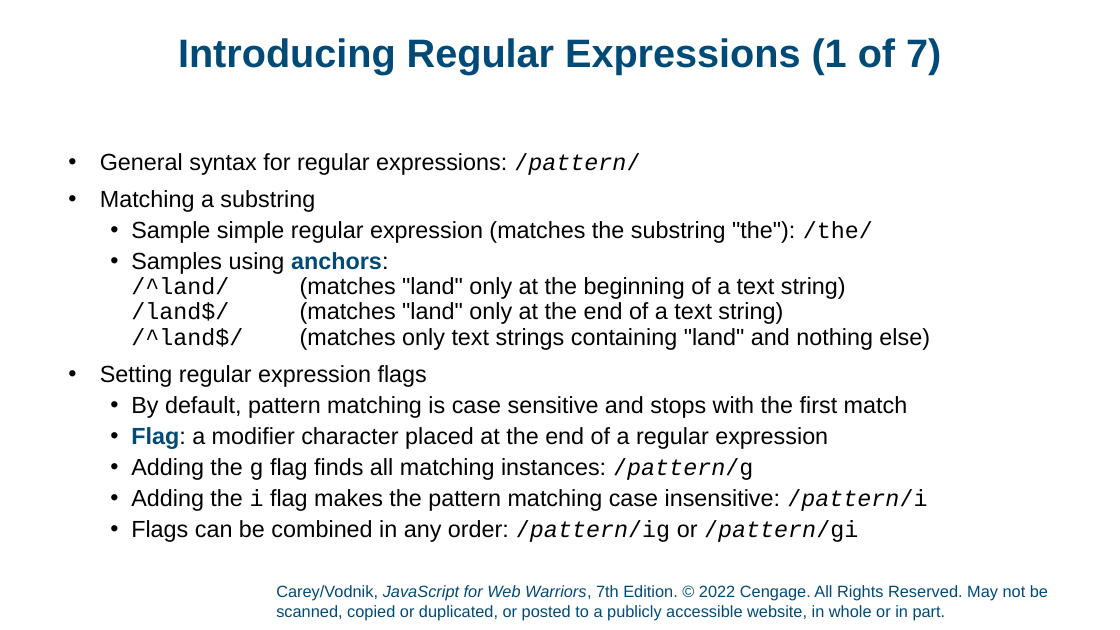
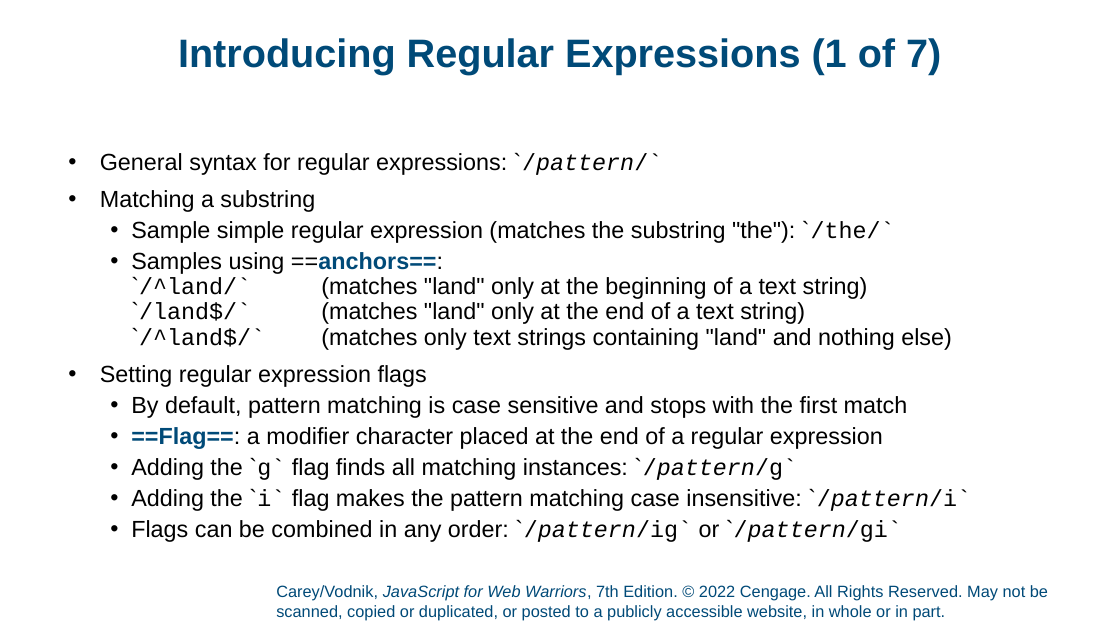
Before and after one commit to RankenTechnicalCollege/awd-1000-all-coursework-AngelaWaynwood, a slide deck: slide 16 of JavaScript/power-point-slides/Carey_JavaScript_7e_PPT_CH07.pptx. Drawn at 1120x630 pixels with LibreOffice and Linux fonts; fonts in the diff are those of the drawing; background and template pictures are left out. Boxes give left, top, right and bottom in pixels: in the first picture for what was removed or moved away, otherwise in the second. Text is boxed around its words. In the diff, an @@ line names an element or a change of style, - is before the commit and + after.

```diff
--- a/JavaScript/power-point-slides/Carey_JavaScript_7e_PPT_CH07.pptx
+++ b/JavaScript/power-point-slides/Carey_JavaScript_7e_PPT_CH07.pptx
@@ text at [100,152,663,175]: text changed @@
-• General syntax for regular expressions: /pattern/
+• General syntax for regular expressions: `/pattern/`
@@ text at [131,220,952,350]: text changed @@
-  • Sample simple regular expression (matches the substring "the"): /the/
-  • Samples using anchors:
-    /^land/ (matches "land" only at the beginning of a text string)
-    /land$/ (matches "land" only at the end of a text string)
-    /^land$/ (matches only text strings containing "land" and nothing else)
+  • Sample simple regular expression (matches the substring "the"): `/the/`
+  • Samples using ==anchors==:
+    `/^land/` (matches "land" only at the beginning of a text string)
+    `/land$/` (matches "land" only at the end of a text string)
+    `/^land$/` (matches only text strings containing "land" and nothing else)
@@ text at [131,427,971,542]: text changed @@
-  • Flag: a modifier character placed at the end of a regular expression
-  • Adding the g flag finds all matching instances: /pattern/g
-  • Adding the i flag makes the pattern matching case insensitive: /pattern/i
-  • Flags can be combined in any order: /pattern/ig or /pattern/gi
+  • ==Flag==: a modifier character placed at the end of a regular expression
+  • Adding the `g` flag finds all matching instances: `/pattern/g`
+  • Adding the `i` flag makes the pattern matching case insensitive: `/pattern/i`
+  • Flags can be combined in any order: `/pattern/ig` or `/pattern/gi`
```
Also in this commit, not shown: 2 other slides changed, 1 other file.
